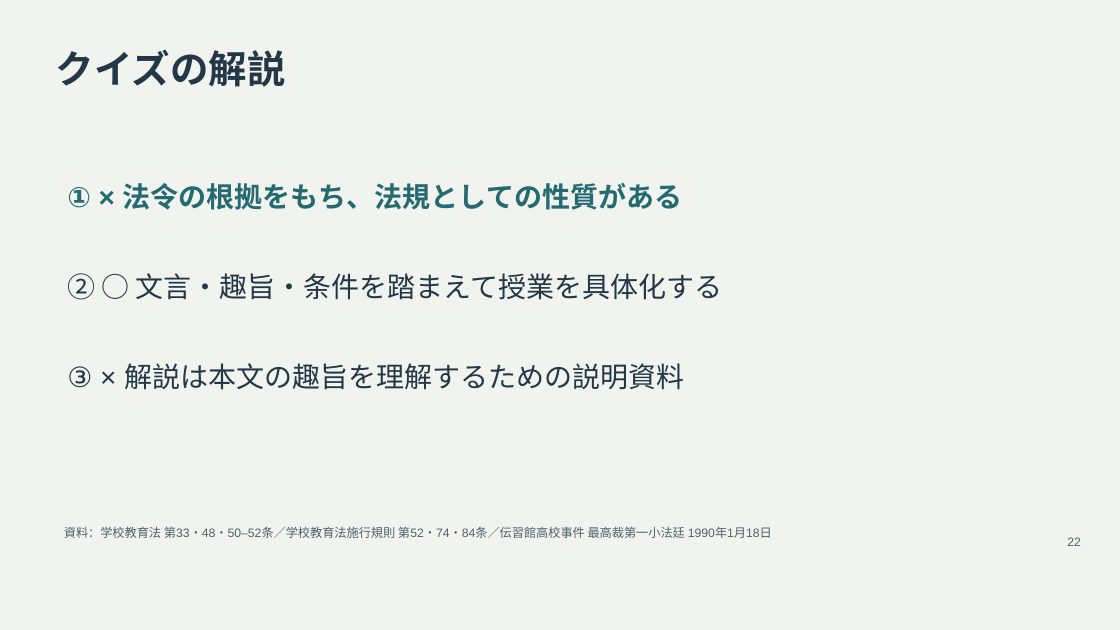
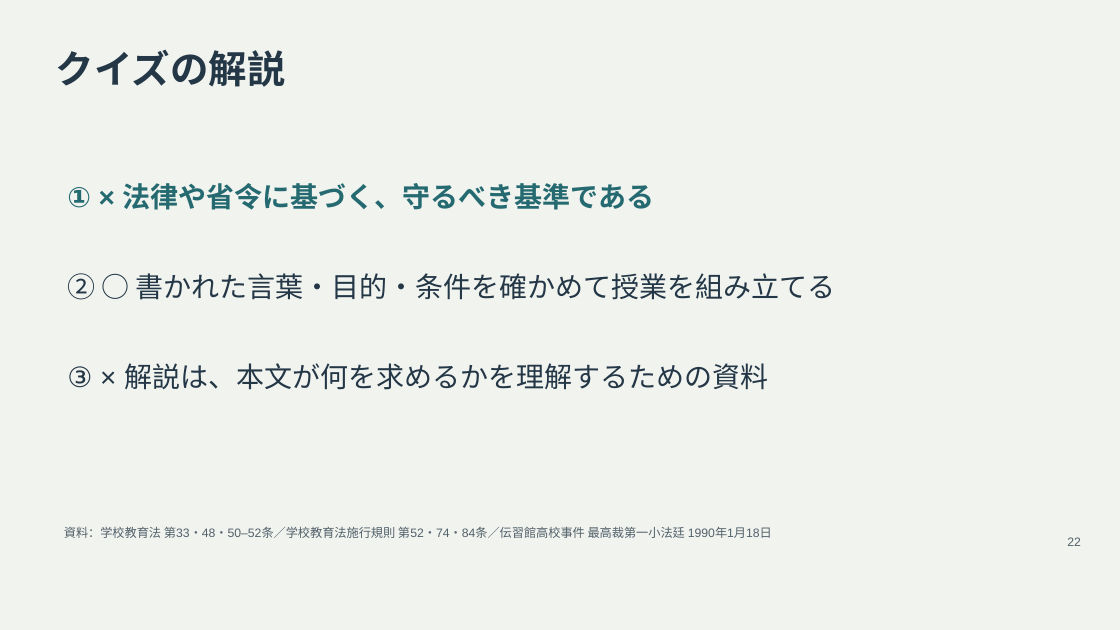
Before and after one commit to zooc-14calbp/industrial-education-i, a slide deck: slide 22 of lessons/05/slides.pptx. Drawn at 1120x630 pixels with LibreOffice and Linux fonts; fonts in the diff are those of the drawing. Boxes give left, top, right and bottom in pixels: in the first picture for what was removed or moved away, otherwise in the second. Text is boxed around its words. In the diff, an @@ line names an element or a change of style, - is before the commit and + after.

```diff
--- a/lessons/05/slides.pptx
+++ b/lessons/05/slides.pptx
@@ text at <box>67,183,655,210</box>: text changed @@
-① × 法令の根拠をもち、法規としての性質がある
+① × 法律や省令に基づく、守るべき基準である
@@ text at <box>67,273,836,300</box>: text changed @@
-② ○ 文言・趣旨・条件を踏まえて授業を具体化する
+② ○ 書かれた言葉・目的・条件を確かめて授業を組み立てる
@@ text at <box>67,363,768,390</box>: text changed @@
-③ × 解説は本文の趣旨を理解するための説明資料
+③ × 解説は、本文が何を求めるかを理解するための資料
```
Also in this commit, not shown: 5 other slides changed, 42 other files.
